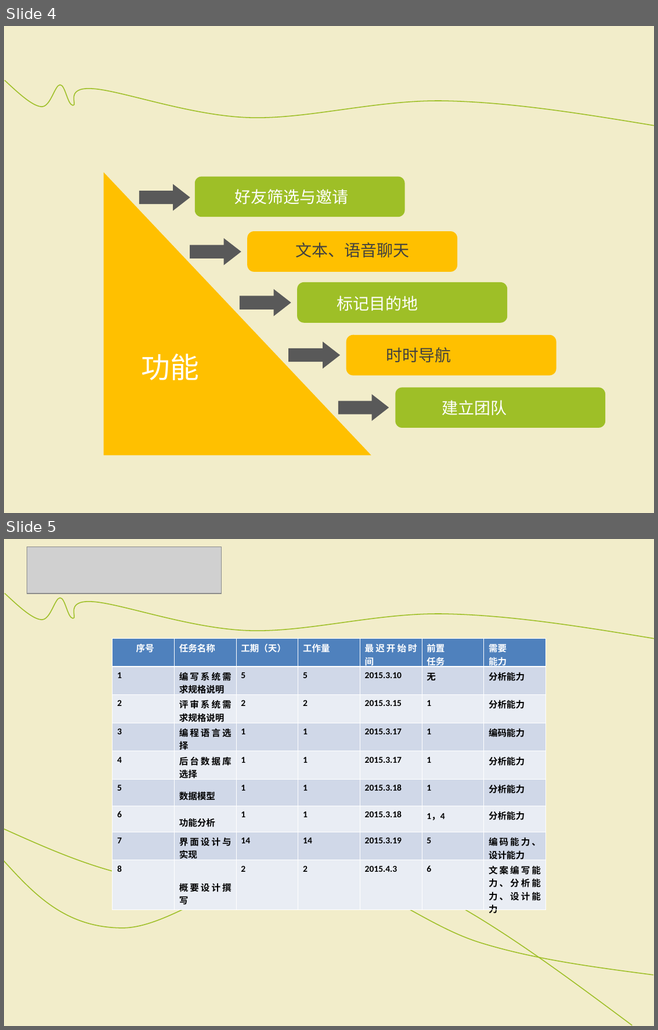
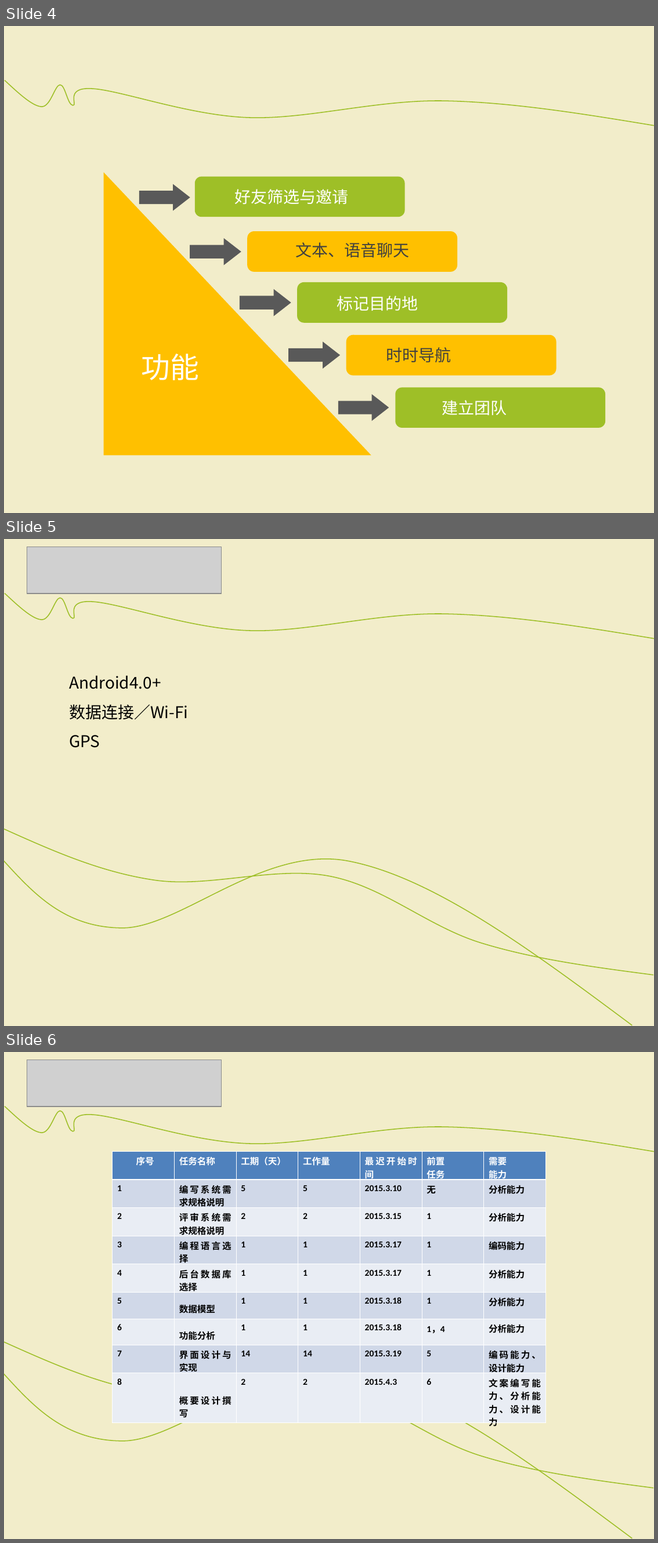
Before and after one commit to SoftwareOrganization/Dating_Position, a slide deck: doc of project/项目开发计划报告.ppt. Shown one above the other, each under a label of ours: slides 4 and 5 before the commit, slides 4, 5 and 6 after it. The pictures are 658x1030 and 658x1543 pixels, drawn with LibreOffice and Linux fonts; fonts in the diff are those of the drawing; grey boxes stand for pictures. Boxes give left, top, right and bottom in pixels: in the first picture for what was removed or moved away, otherwise in the second. Text is boxed around its words. In the diff, an @@ line names an element or a change of style, - is before the commit and + after.

```diff
--- a/doc of project/项目开发计划报告.ppt
+++ b/doc of project/项目开发计划报告.ppt
@@ slide 5 added at [4,539,654,1026], background #FFFFFF; not listed: 2 template elements that a slide beside it also shows @@
@@ picture added at [27,547,221,594] @@
@@ text added at [69,675,188,748], 18 pt, text #000000 @@
+Android4.0+
+数据连接／Wi-Fi
+GPS
@@ freeform shape added at [4,829,653,976], outline #9EBF27 0.99 pt @@
@@ freeform shape added at [4,859,632,1026], outline #9EBF27 0.99 pt @@
@@ what was slide 5 is now slide 6 @@
```
Also in this commit, not shown: 2 slides changed, 5 other slides added.
